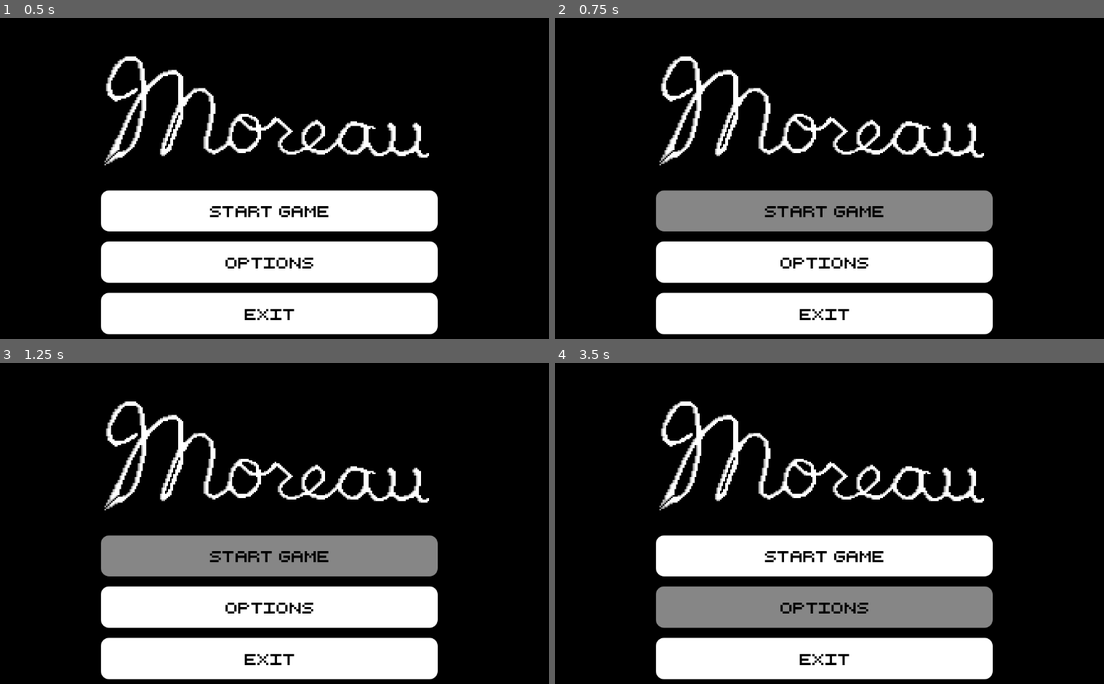
Above: before the commit, frames 1-4 (two rows, left to right).
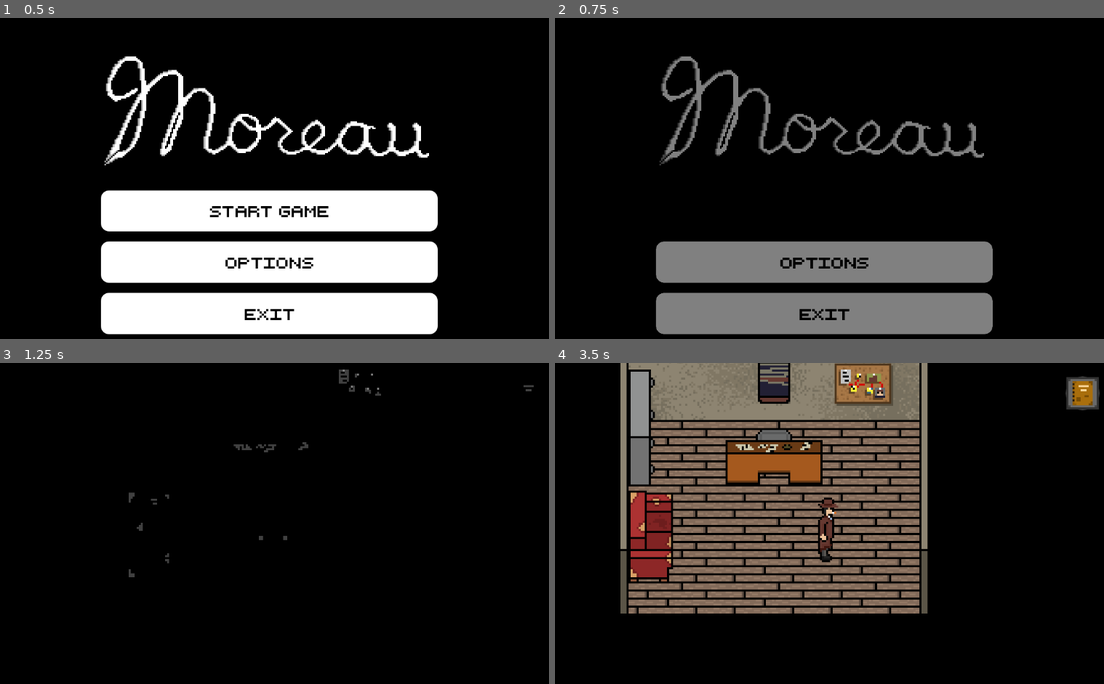
Above: after the commit, the same moments.

Repository: HuskyGameDev/2024f-team12
Game: Godot game, scene res://Game/game.tscn
The game is run twice, just before and just after one commit, with the same random seed, the same clock (stepped at 60 frames per second) and the same inputs. Before the commit the project starts from res://Entities/main_menu.tscn.
Inputs (mouse positions are in pixels of both pictures, inside the frame that each line leads up to; where the layout moved, square brackets give the same spot in the first picture):
- Up to frame 1 (0.5 s): no input
- Up to frame 2 (0.75 s): click "Start Game" at 0.5 s
- Up to frame 3 (1.25 s): no input
- Up to frame 4 (3.5 s): click (1082, 391) [824, 555] at 1.25 s; click (824, 606) at 2 s, where only the run before the commit has a clickable "Options"; hold D (right) from 2.78 s (still down); hold E (primary_action) from 2.78 s (still down)

Frame 1 is identical in both runs. In frame 2, 26% of the frame differs, in the area x 18-80%, y 11-99%; in frame 3, 27%; in frame 4, 53%, in the area x 11-100%, y 0-99%.
Error before the commit: Out of bounds get index '0' (on base: 'Array[Node]') (res://Game/ui/door_button.gd:9)

Commit message:
Added BW Moreau sprite

Diff:
--- a/project.godot
+++ b/project.godot
@@ -11,7 +11,7 @@
 [application]
 
 config/name="Moreau"
-run/main_scene="res://Entities/main_menu.tscn"
+run/main_scene="res://Game/game.tscn"
 config/features=PackedStringArray("4.3", "Forward Plus")
 
 [autoload]
Binary file added: Aseprite-Art/Moreau-Movement-BW.aseprite
Binary file added: Aseprite-Art/Moreau-Movement-BW.png
